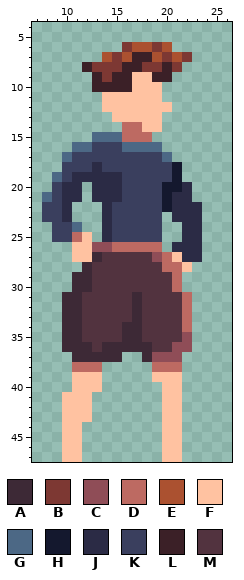
A pixel-art sprite gets an edit: Characters/PlayerCharacter/Character_sprite.png. Above, as it was before the edit.
The file is 32x48 pixels. Shown: x 7..26, y 4..47.
Palette (. is transparent): A #3d2936  B #7d3833  C #8f4d57  D #bd6a62  E #ab5130  F #ffc2a1  G #4c6885  H #14182e  J #2b2b45  K #3a3f5e  L #3b2027  M #52333f
Pixels before, first column x 8:
 6 ........BEEBE...
 7 ......EBELLEBEB.
 8 ....LBBBLLBBLB..
 9 .....LBLLFFLL...
10 .....LLLLFFF....
11 ......FFFFFF....
12 ......FFFFFFF...
13 .......FFFFF....
14 ........DDFF....
15 .....GGGDDD.....
16 ...GGKKKGGGG....
17 ..GKKKKKKKKKG...
18 ..KKKJKKKKKKKH..
19 .GKJJJJJKKKKKH..
20 .KJJ.JJJKKKKHHJ.
21 GKJJ.JJJKKKKHJJ.
22 KKJ...JKKKKKHJJJ
23 KKJ...JKKKKK.JJJ
24 .KKG..JKKKKK..JJ
25 .KKDF.JKKKKK..JJ
26 ...FFCCDDDDD.JJJ
27 ...FFAMMMMMCDFJJ
28 ....AMMMMMMMDDF.
29 ...AAMMMMMMMMD..
30 ...AAMMMMMMMMD..
31 ..AAMMMMMAMMMMD.
32 ..AAMMMMMAMMMMD.
33 ..AAMMMMMAMMMMD.
34 ..AAMMMMAAMMMMD.
35 ..AAMMMMAAMMMMC.
36 ..AAAMAAAAAMMCC.
37 ...AAAAA..ACCC..
38 ...DDD.....DDD..
39 ...FFF.....FFF..
40 ...FFF......FF..
41 ..FFF.......FF..
42 ..FFF.......FF..
43 ..FFF.......FF..
44 ..FF........FF..
45 ..FF........FF..
46 ..FF........FF..
47 ..FF........FF..
And afterwards:
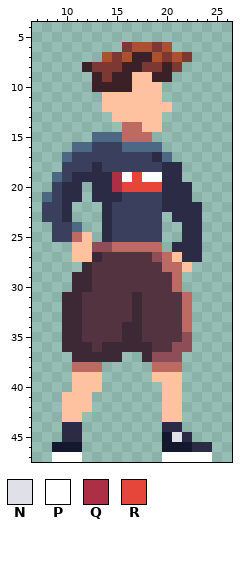
Colours new in this view: N #dfe0e8  P #ffffff  Q #ad2f45  R #e64539
From the commit log: Character Movement Scripts And sprite variations to show the direction of movement.
What changed:
y 17: x 19 K -> J
y 18: x 20..21 KH -> JJ
y 19: x 15..21 JKKKKKH -> QPRPPJJ
y 20: x 15..21 JKKKKHH -> QRRRRJJ
y 21..22: x 20 H -> J
y 43: x 12 F -> .
y 44: x 10..11 FF -> JJ; x 20..21 FF -> JJ
y 45: x 10..11 FF -> JJ; x 20..22 FF. -> HNJ
y 46: x 9..11 .FF -> HHH; x 20..24 FF... -> HHHJJ
y 47: x 9..11 .FF -> PPP; x 20..24 FF... -> PPPPP
